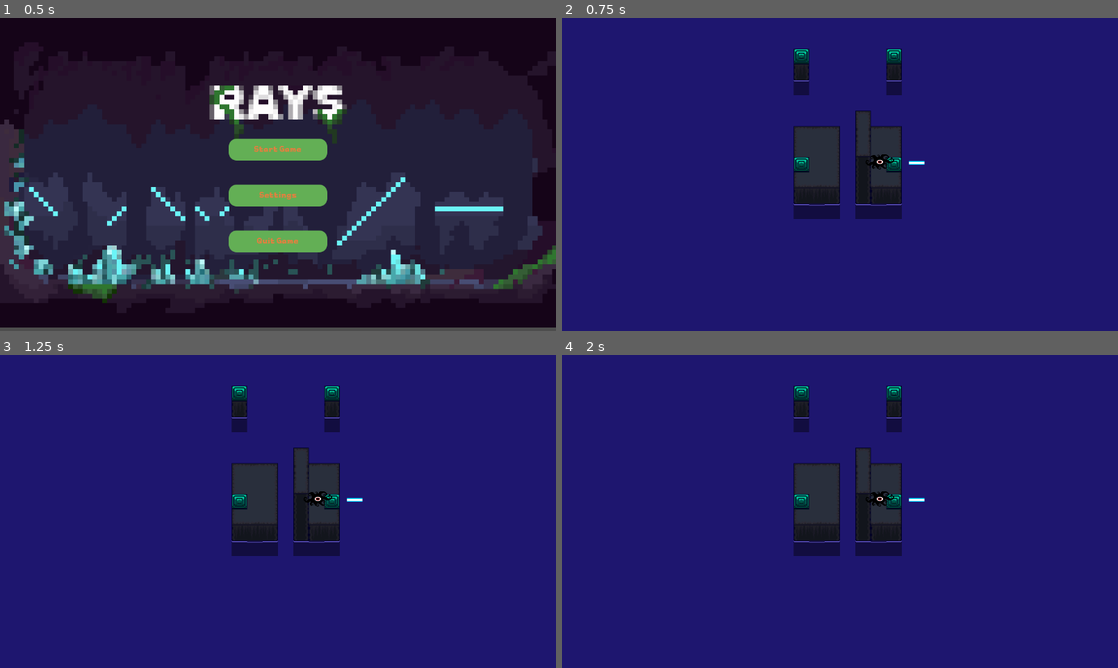
Above: before the commit, frames 1-4 (two rows, left to right).
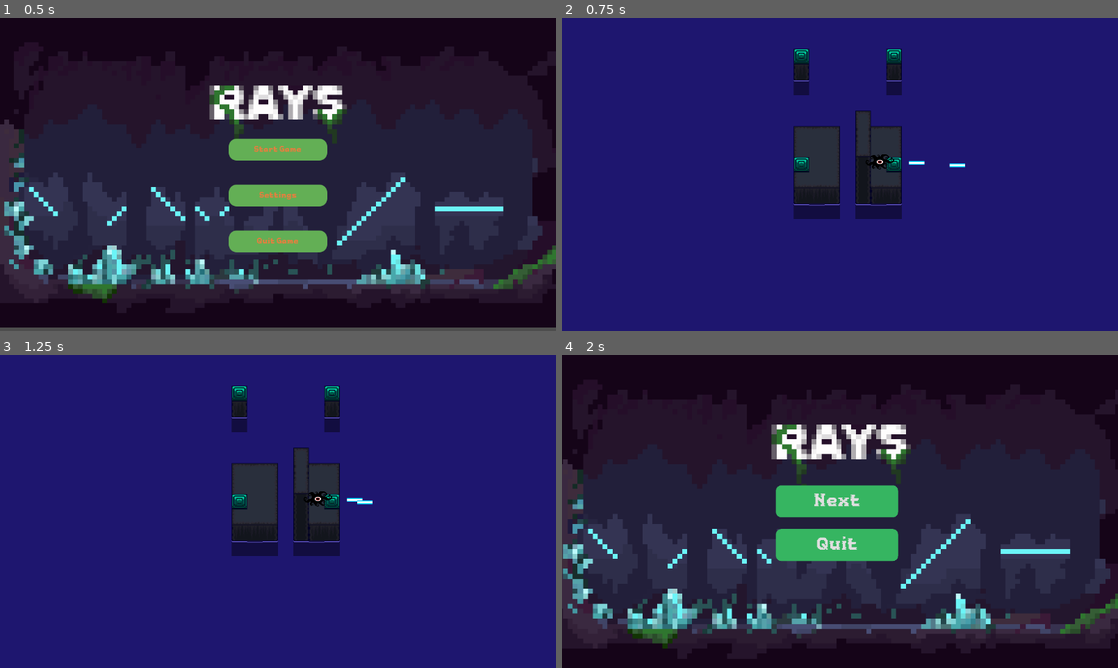
Above: after the commit, the same moments.

Repository: Alfreditann/rays2.1
Game: Godot game, scene res://Scenes/main_menu.tscn
Same seed, same stepped clock (60 frames per second), same inputs: the game is played once before the commit and once after it. Video files are missing from this copy of the repository; at most half a second of black plays in their place.
Inputs:
- Up to frame 1 (0.5 s): no input
- Up to frame 2 (0.75 s): click "Start Game" at 0.5 s
- Up to frame 3 (1.25 s): no input
- Up to frame 4 (2 s): tap Enter at 1.25 s; hold D (move_right) from 1.28 s (still down); tap Space (action_1) at 1.35 s

Frame 1 is identical in both runs. In frame 2, less than 0.1% of the frame differs, in the area x 69-73%, y 46-48%; in frame 3, less than 0.1%; in frame 4, 98%, in the area x 0-100%, y 0-100%.

Commit message:
Fixed WinScreen EndSceen LastoMonster Monster, added a test laser to test the monster

Diff:
--- a/rays/GDScripts/laser_test.gd
+++ b/rays/GDScripts/laser_test.gd
@@ -1,14 +1,15 @@
 extends RigidBody2D
 
 
-var speed := 340
+var speed := 130
 var last_hit_time := 0.0
 var hit_delay := 0.2 # prevents multiple triggers per frame
 var rect_shape1 = 0
 @onready var anim = $AnimatedSprite2D
 func _ready():
-	linear_velocity = Vector2.RIGHT.rotated(rotation) * speed
-	$Area2D.area_entered.connect(_on_laser_test_area_entered)
+	linear_velocity = -global_transform.x * speed
+	$laser_test.area_entered.connect(_on_laser_test_area_entered)
+
 
 	$Timer.wait_time = 0.3
 	$Timer.start()
--- a/rays/GDScripts/last_monster.gd
+++ b/rays/GDScripts/last_monster.gd
@@ -3,10 +3,10 @@
 
 func _on_last_monster_area_entered(area: Area2D) -> void:
 	#1 Remove the monster when light hits it
-	if area.name == "laser":
+	if area.name == "laser" || "laser_test":
 		queue_free()
 		#2 Change scene to win screen
-		get_tree().change_scene_to_file("res://Scenes/win_screen.tscn")
+		get_tree().change_scene_to_file("res://Scenes/EndScreen.tscn")
 
 
 
--- a/rays/GDScripts/monster.gd
+++ b/rays/GDScripts/monster.gd
@@ -4,7 +4,7 @@
 
 func _on_monster_area_entered(area: Area2D) -> void:
 		#1 Remove the monster when light hits it
-	if area.name == "laser":
+	if area.name == "laser" || "laser_test":
 		queue_free()
 		#2 Change scene to win screen
 		get_tree().change_scene_to_file("res://Scenes/win_screen.tscn")
--- a/rays/GDScripts/win_screen.gd
+++ b/rays/GDScripts/win_screen.gd
@@ -3,6 +3,7 @@
 #Kobler knappen Next til neste level scene
 func _on_menu_pressed() -> void:
 	get_tree().change_scene_to_file("res://Scenes/level_3.tscn")
+	print("Still here")
 
 #Kobler knappen quit til å lukke prosjektet når den blir trykket.
 func _on_quit_game_pressed() -> void:
--- a/rays/Scenes/Level_1.tscn
+++ b/rays/Scenes/Level_1.tscn
@@ -1,9 +1,10 @@
-[gd_scene load_steps=7 format=4 uid="uid://bp6pti71278u"]
+[gd_scene load_steps=8 format=4 uid="uid://bp6pti71278u"]
 
 [ext_resource type="Texture2D" uid="uid://hr5bbno1efxa" path="res://Assets/Map/Tileset.png" id="1_vk57k"]
 [ext_resource type="PackedScene" uid="uid://dcai6x3ww052d" path="res://Scenes/pause_menu.tscn" id="2_i63mn"]
 [ext_resource type="PackedScene" uid="uid://corcbrotvdfg2" path="res://Scenes/monster.tscn" id="3_nw7js"]
 [ext_resource type="PackedScene" uid="uid://cdh1fhu6i7en" path="res://Scenes/laser.tscn" id="4_nh7xm"]
+[ext_resource type="PackedScene" uid="uid://dm3bykltx1cx2" path="res://Scenes/laser_test.tscn" id="5_nh7xm"]
 
 [sub_resource type="TileSetAtlasSource" id="TileSetAtlasSource_8ffim"]
 texture = ExtResource("1_vk57k")
@@ -122,3 +123,6 @@
 
 [node name="PauseMenu" parent="." instance=ExtResource("2_i63mn")]
 visible = false
+
+[node name="laser_test" parent="." instance=ExtResource("5_nh7xm")]
+position = Vector2(838, 305)
--- a/rays/Scenes/laser_test.tscn
+++ b/rays/Scenes/laser_test.tscn
@@ -60,6 +60,7 @@
 
 [node name="AnimatedSprite2D" type="AnimatedSprite2D" parent="."]
 sprite_frames = SubResource("SpriteFrames_t5kga")
-animation = &"Back"
+animation = &"Middle"
+frame_progress = 0.8442756
 
 [connection signal="area_entered" from="laser_test" to="." method="_on_laser_test_area_entered"]
--- a/rays/Scenes/level_1.tscn
+++ b/rays/Scenes/level_1.tscn
@@ -1,9 +1,10 @@
-[gd_scene load_steps=7 format=4 uid="uid://bp6pti71278u"]
+[gd_scene load_steps=8 format=4 uid="uid://bp6pti71278u"]
 
 [ext_resource type="Texture2D" uid="uid://hr5bbno1efxa" path="res://Assets/Map/Tileset.png" id="1_vk57k"]
 [ext_resource type="PackedScene" uid="uid://dcai6x3ww052d" path="res://Scenes/pause_menu.tscn" id="2_i63mn"]
 [ext_resource type="PackedScene" uid="uid://corcbrotvdfg2" path="res://Scenes/monster.tscn" id="3_nw7js"]
 [ext_resource type="PackedScene" uid="uid://cdh1fhu6i7en" path="res://Scenes/laser.tscn" id="4_nh7xm"]
+[ext_resource type="PackedScene" uid="uid://dm3bykltx1cx2" path="res://Scenes/laser_test.tscn" id="5_nh7xm"]
 
 [sub_resource type="TileSetAtlasSource" id="TileSetAtlasSource_8ffim"]
 texture = ExtResource("1_vk57k")
@@ -122,3 +123,6 @@
 
 [node name="PauseMenu" parent="." instance=ExtResource("2_i63mn")]
 visible = false
+
+[node name="laser_test" parent="." instance=ExtResource("5_nh7xm")]
+position = Vector2(838, 305)
--- a/rays/Scenes/level_3.tscn
+++ b/rays/Scenes/level_3.tscn
@@ -1,8 +1,10 @@
-[gd_scene load_steps=12 format=4 uid="uid://c0ppged0xdlif"]
+[gd_scene load_steps=14 format=4 uid="uid://c0ppged0xdlif"]
 
 [ext_resource type="Texture2D" uid="uid://hr5bbno1efxa" path="res://Assets/Map/Tileset.png" id="1_ng0s0"]
 [ext_resource type="PackedScene" uid="uid://dyw65cbt2k1x3" path="res://Scenes/last_monster.tscn" id="2_g5cw1"]
 [ext_resource type="PackedScene" uid="uid://cdh1fhu6i7en" path="res://Scenes/laser.tscn" id="3_76ybr"]
+[ext_resource type="PackedScene" uid="uid://dm3bykltx1cx2" path="res://Scenes/laser_test.tscn" id="4_s8nj6"]
+[ext_resource type="PackedScene" uid="uid://dcai6x3ww052d" path="res://Scenes/pause_menu.tscn" id="5_vwg62"]
 
 [sub_resource type="TileSetAtlasSource" id="TileSetAtlasSource_8ffim"]
 texture = ExtResource("1_ng0s0")
@@ -347,4 +349,10 @@
 position = Vector2(366, 173)
 
 [node name="laser" parent="." instance=ExtResource("3_76ybr")]
-position = Vector2(369, 176)
+position = Vector2(667, 180)
+
+[node name="laser_test" parent="." instance=ExtResource("4_s8nj6")]
+position = Vector2(617, 175)
+
+[node name="PauseMenu" parent="." instance=ExtResource("5_vwg62")]
+visible = false
--- a/rays/Scenes/win_screen.tscn
+++ b/rays/Scenes/win_screen.tscn
@@ -1,15 +1,14 @@
-[gd_scene load_steps=11 format=3 uid="uid://2ut6ymjrct3k"]
+[gd_scene load_steps=10 format=3 uid="uid://2ut6ymjrct3k"]
 
 [ext_resource type="Script" uid="uid://d35pss3etuopi" path="res://GDScripts/win_screen.gd" id="1_awi1s"]
 [ext_resource type="Texture2D" uid="uid://cpikebhbgg5d3" path="res://Assets/Sprites/mainmenu-rays.png" id="1_l5sol"]
 [ext_resource type="FontFile" uid="uid://d0earjg3lblmr" path="res://Assets/Fonts/pixelmax/Pixelmax-Regular.otf" id="3_bwc64"]
-[ext_resource type="PackedScene" uid="uid://dqvpduyg04iqq" path="res://Scenes/win_animation.tscn" id="4_bwc64"]
 
 [sub_resource type="StyleBoxTexture" id="StyleBoxTexture_a00f1"]
 texture = ExtResource("1_l5sol")
 
 [sub_resource type="StyleBoxFlat" id="StyleBoxFlat_l5sol"]
-bg_color = Color(0.37464148, 0.6535661, 0.6765846, 1)
+bg_color = Color(0.21028152, 0.70819396, 0.3813733, 1)
 corner_radius_top_left = 45
 corner_radius_top_right = 45
 corner_radius_bottom_right = 45
@@ -59,6 +58,7 @@
 theme_override_styles/panel = SubResource("StyleBoxTexture_a00f1")
 
 [node name="Label" type="Label" parent="."]
+visible = false
 layout_mode = 0
 offset_left = -69.0
 offset_top = -746.0
@@ -70,7 +70,53 @@
 text = "Took you long enough,
 alright atleast you won"
 
+[node name="Label2" type="Label" parent="."]
+visible = false
+layout_mode = 0
+offset_left = -69.0
+offset_top = -746.0
+offset_right = 1209.0
+offset_bottom = -530.0
+theme_override_colors/font_color = Color(0.450939, 0.5923324, 0.7217891, 1)
+theme_override_fonts/font = ExtResource("3_bwc64")
+theme_override_font_sizes/font_size = 100
+text = "Congrats You Did It!!!
+Be Aware Danger Ahead"
+
+[node name="VBoxContainer2" type="VBoxContainer" parent="."]
+layout_mode = 0
+offset_left = 4.0
+offset_top = 60.0
+offset_right = 1042.0
+offset_bottom = 701.0
+theme_override_constants/separation = 100
+
+[node name="Menu" type="Button" parent="VBoxContainer2"]
+layout_mode = 2
+size_flags_vertical = 3
+theme_override_fonts/font = ExtResource("3_bwc64")
+theme_override_font_sizes/font_size = 150
+theme_override_styles/normal = SubResource("StyleBoxFlat_l5sol")
+theme_override_styles/pressed = SubResource("StyleBoxFlat_a00f1")
+theme_override_styles/hover = SubResource("StyleBoxFlat_awi1s")
+theme_override_styles/hover_mirrored = SubResource("StyleBoxFlat_bwc64")
+theme_override_styles/focus = SubResource("StyleBoxEmpty_85imr")
+text = "Next"
+
+[node name="QuitGame" type="Button" parent="VBoxContainer2"]
+layout_mode = 2
+size_flags_vertical = 3
+theme_override_fonts/font = ExtResource("3_bwc64")
+theme_override_font_sizes/font_size = 150
+theme_override_styles/normal = SubResource("StyleBoxFlat_l5sol")
+theme_override_styles/pressed = SubResource("StyleBoxFlat_a00f1")
+theme_override_styles/hover = SubResource("StyleBoxFlat_awi1s")
+theme_override_styles/hover_mirrored = SubResource("StyleBoxFlat_bwc64")
+theme_override_styles/focus = SubResource("StyleBoxEmpty_85imr")
+text = "Quit"
+
 [node name="VBoxContainer" type="VBoxContainer" parent="."]
+visible = false
 layout_mode = 0
 offset_left = 4.0
 offset_top = 60.0
@@ -102,7 +148,11 @@
 theme_override_styles/focus = SubResource("StyleBoxEmpty_85imr")
 text = "Quit"
 
-[node name="WinAnimation" parent="." instance=ExtResource("4_bwc64")]
+[node name="Camera2D" type="Camera2D" parent="."]
+position = Vector2(548, 281)
+zoom = Vector2(0.244, 0.244)
 
+[connection signal="pressed" from="VBoxContainer2/Menu" to="." method="_on_menu_pressed"]
+[connection signal="pressed" from="VBoxContainer2/QuitGame" to="." method="_on_quit_game_pressed"]
 [connection signal="pressed" from="VBoxContainer/Menu" to="." method="_on_menu_pressed"]
 [connection signal="pressed" from="VBoxContainer/QuitGame" to="." method="_on_quit_game_pressed"]
